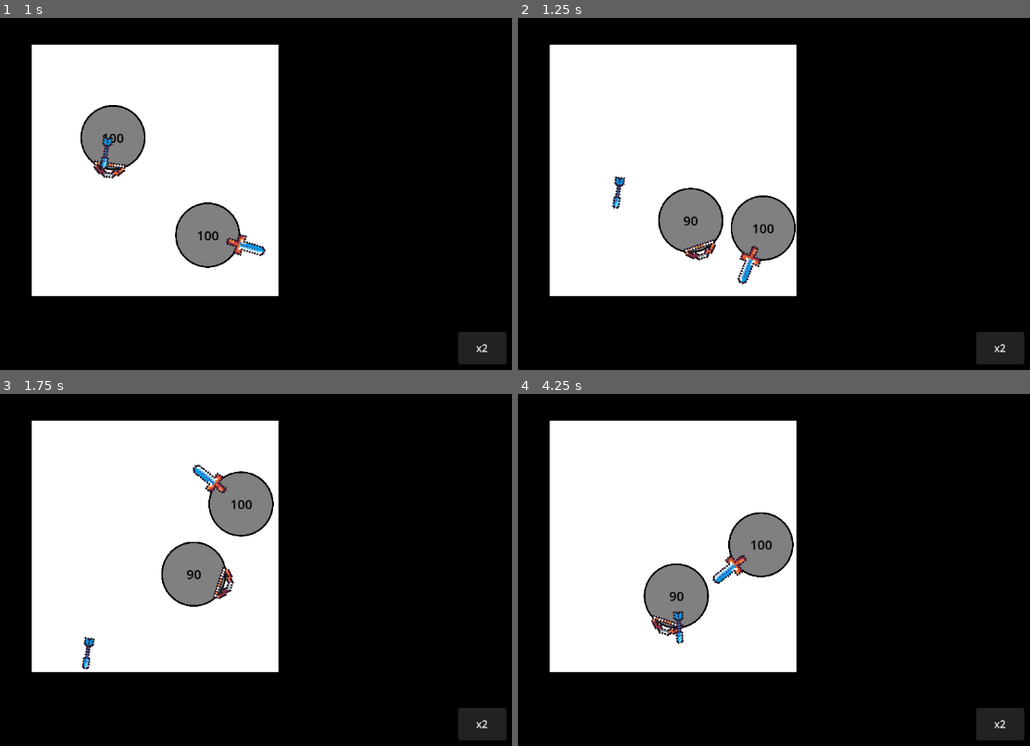
Above: before the commit, frames 1-4 (two rows, left to right).
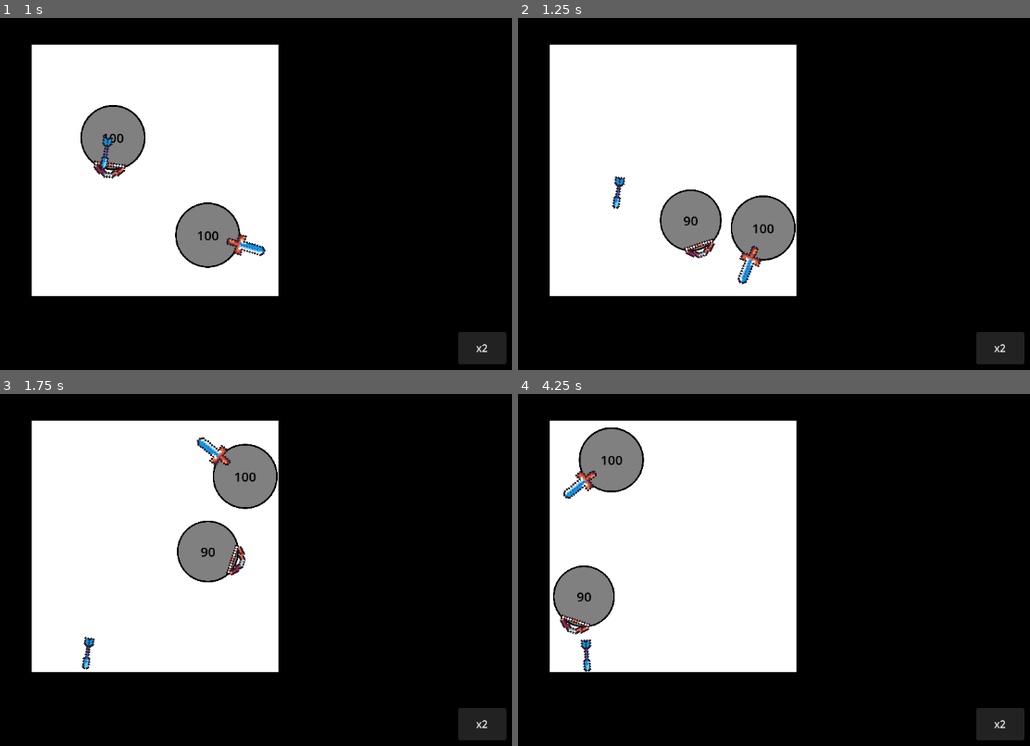
Above: after the commit, the same moments.

Repository: ztamagoru/PIII-Zdanovitch-Maria
Game: Godot game, scene res://ball_fight.tscn
The game is run twice, just before and just after one commit, with the same random seed, the same clock (stepped at 60 frames per second) and the same inputs. The project has no main scene, so this scene is started directly.
Inputs:
- Up to frame 1 (1 s): click "x2" at 0.5 s
- Up to frame 2 (1.25 s): no input
- Up to frame 3 (1.75 s): click "x2" at 1.25 s
- Up to frame 4 (4.25 s): click "x2" at 2 s

Frame 1 is identical in both runs. In frame 2, 0.6% of the frame differs, in the area x 27-41%, y 48-69%; in frame 3, 4.8%; in frame 4, 8.1%, in the area x 6-54%, y 9-79%.

Commit message:
balls scale down when taking dmg

Diff:
--- a/ball_fight.tscn
+++ b/ball_fight.tscn
@@ -57,7 +57,8 @@
 
 [node name="BallArcher" parent="." unique_id=357635527 instance=ExtResource("1_5u0fg")]
 position = Vector2(504, 264)
-lock_rotation = false
+custom_color = Color(0.5, 0.5, 0.5, 1)
+custom_attackcd = 0.25
 
 [node name="SpeedUpButton" parent="." unique_id=1674464962 instance=ExtResource("2_5s8wm")]
 offset_left = 1048.0
@@ -67,3 +68,5 @@
 
 [node name="BallSwordsman" parent="." unique_id=1777467399 instance=ExtResource("3_bbh4n")]
 position = Vector2(648, 416)
+custom_color = Color(0.5, 0.5, 0.5, 1)
+custom_attackcd = 0.25
--- a/scenes/components/balls/ball.tscn
+++ b/scenes/components/balls/ball.tscn
@@ -10,13 +10,15 @@
 [sub_resource type="CircleShape2D" id="CircleShape2D_wdx3k"]
 radius = 50.01
 
-[node name="Ball" type="RigidBody2D" unique_id=357635527 node_paths=PackedStringArray("node_sprite", "node_label", "node_attack_cd", "node_movement_cd", "node_bounce_sfx")]
+[node name="Ball" type="RigidBody2D" unique_id=357635527 node_paths=PackedStringArray("node_sprite", "node_border", "node_collission", "node_label", "node_attack_cd", "node_movement_cd", "node_bounce_sfx")]
 mass = 0.5
 physics_material_override = SubResource("PhysicsMaterial_6gnua")
 gravity_scale = 0.0
 lock_rotation = true
 script = ExtResource("1_ys2hg")
 node_sprite = NodePath("Sprite2D")
+node_border = NodePath("Borde")
+node_collission = NodePath("CollisionShape2D")
 node_label = NodePath("Label")
 node_attack_cd = NodePath("AttackCD")
 node_movement_cd = NodePath("MovementCD")
--- a/scenes/components/balls/ball_archer.tscn
+++ b/scenes/components/balls/ball_archer.tscn
@@ -4,7 +4,8 @@
 [ext_resource type="Script" uid="uid://un5xhqhn8fn7" path="res://scripts/scenes/components/balls/weapons/bow.gd" id="3_6gnua"]
 [ext_resource type="Texture2D" uid="uid://kh6u6u2dcsa4" path="res://assets/sprites/scenes/components/ball/weapons/fc1789.png" id="4_t55ye"]
 
-[node name="BallArcher" unique_id=357635527 groups=["ball"] instance=ExtResource("1_7u3aa")]
+[node name="BallArcher" unique_id=357635527 node_paths=PackedStringArray("node_weapon") groups=["ball"] instance=ExtResource("1_7u3aa")]
+node_weapon = NodePath("Bow")
 
 [node name="AttackCD" parent="." index="4" unique_id=576219485]
 autostart = true
--- a/scenes/components/balls/ball_swordsman.tscn
+++ b/scenes/components/balls/ball_swordsman.tscn
@@ -8,7 +8,8 @@
 radius = 7.0
 height = 46.0
 
-[node name="BallSwordsman" unique_id=357635527 groups=["ball"] instance=ExtResource("1_lkief")]
+[node name="BallSwordsman" unique_id=357635527 node_paths=PackedStringArray("node_weapon") groups=["ball"] instance=ExtResource("1_lkief")]
+node_weapon = NodePath("Sword")
 
 [node name="AttackCD" parent="." index="4" unique_id=576219485]
 autostart = true
--- a/scripts/scenes/components/balls/ball.gd
+++ b/scripts/scenes/components/balls/ball.gd
@@ -7,23 +7,34 @@
 
 @export_group("Nodes", "node_")
 @export var node_sprite : Sprite2D
+@export var node_border : Sprite2D
+@export var node_collission : CollisionShape2D
 @export var node_label : Label
 @export var node_attack_cd : Timer
 @export var node_movement_cd : Timer
 @export var node_bounce_sfx : AudioStreamPlayer2D
+@export var node_weapon : Node2D
 
-var hp : float = 100
+const max_hp : float = 100
+var hp : float
+
+const min_scale : float = 0.6
+var base_sprite_scale : float
+var base_border_scale : float
 
 func _ready():
+	hp = max_hp
 	node_sprite.modulate = custom_color
 	lock_rotation = true
+
+
+	base_sprite_scale = node_sprite.scale.x
+	base_border_scale = node_border.scale.x
 
 	node_movement_cd.timeout.connect(movement_cd)
 
 func _process(_delta : float):
 	node_label.text = str(int(hp))
-
-	if hp <= 0: queue_free()
 
 func _physics_process(delta : float):
 	ball_physics_process(delta)
@@ -37,6 +48,22 @@
 func take_damage(damage : float):
 	hp -= damage
 
+	if hp <= 0: queue_free()
+	else:
+		var new_scale : float = 0.5 + (0.5 * (hp / max_hp))
+		change_scale(new_scale)
+
+func change_scale(new_scale : float):
+	var new_sprite_scale : float = base_sprite_scale * new_scale
+	var new_border_scale : float = base_border_scale * new_scale
+
+	node_sprite.scale = Vector2(new_sprite_scale, new_sprite_scale)
+	node_border.scale = Vector2(new_border_scale, new_border_scale)
+	node_collission.scale = Vector2(new_scale, new_scale)
+	#node_label.scale = Vector2(new_scale, new_scale)
+	node_weapon.scale = Vector2(new_scale, new_scale)
+
+
 func movement_cd():
 	apply_central_impulse(Vector2(randi_range(-50, 300),randi_range(-50, 300)))
 	node_movement_cd.start(randf_range(1, 6))
--- a/scripts/scenes/components/balls/weapons/sword.gd
+++ b/scripts/scenes/components/balls/weapons/sword.gd
@@ -42,6 +42,5 @@
 			if attack_cd.time_left > 0:
 				return
 
-			print("colisionando con bola enemiga")
 			attack_cd.start(1)
 			body.take_damage(damage)
Not shown: 1 places in scenes/components/ui/speed_up_button.tscn that only renumber resources
